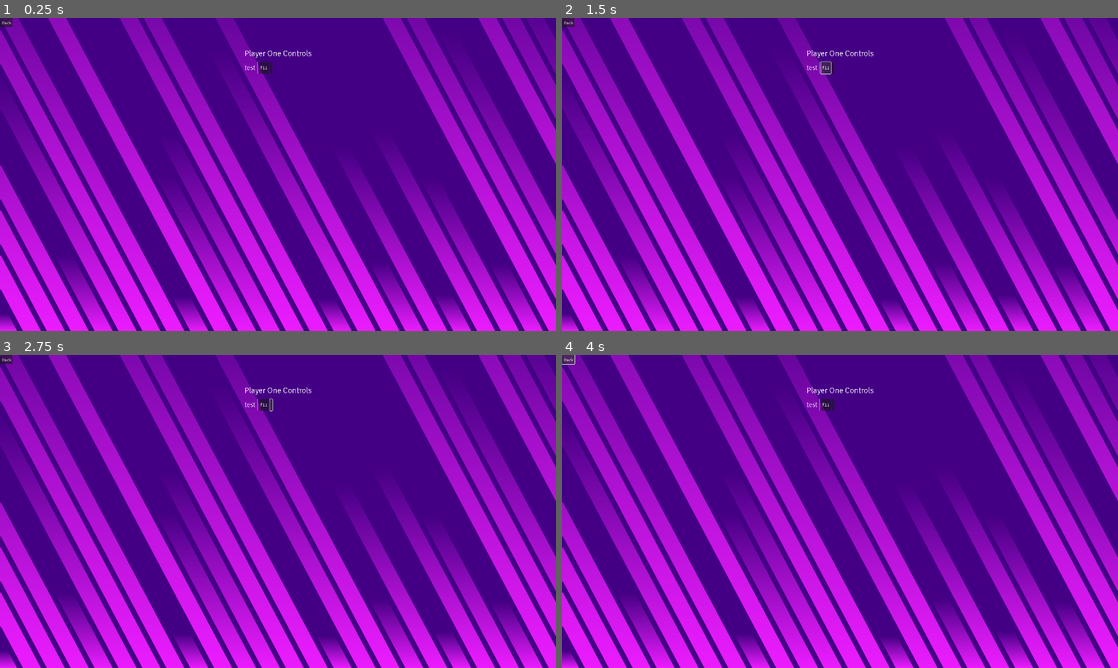
Above: before the commit, frames 1-4 (two rows, left to right).
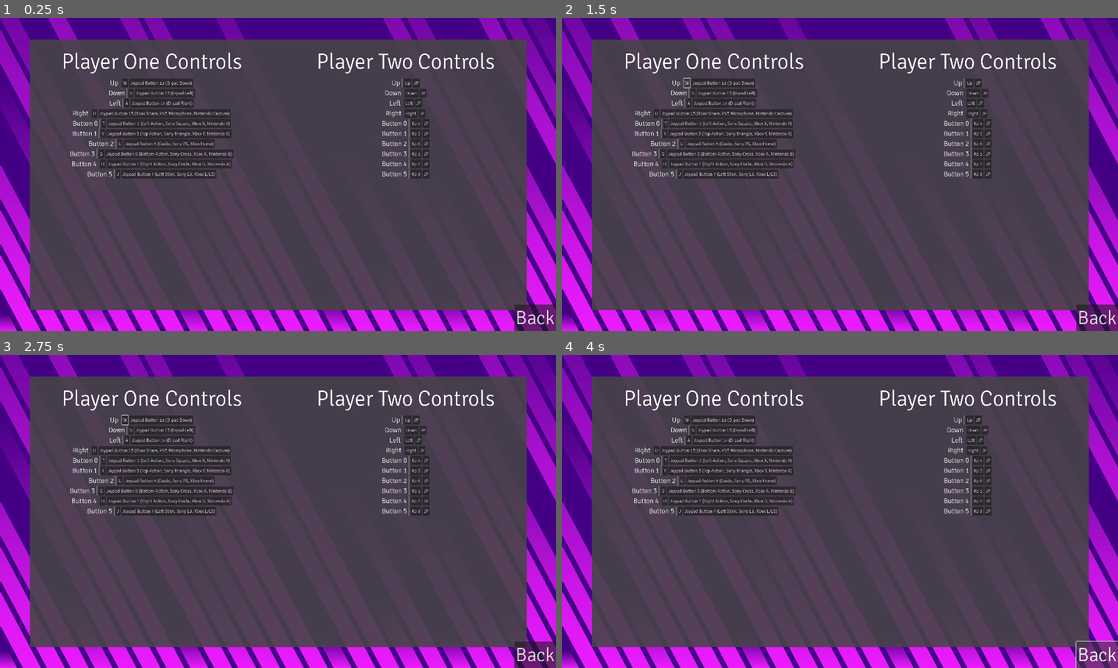
Above: after the commit, the same moments.

Repository: SHyguymoll/FightingGameEngine
Game: Godot game, scene res://scenes/Menu.tscn
The game is run twice, just before and just after one commit, with the same random seed, the same clock (stepped at 60 frames per second) and the same inputs.
Inputs (mouse positions are in pixels of both pictures, inside the frame that each line leads up to; where the layout moved, square brackets give the same spot in the first picture):
- Up to frame 1 (0.25 s): no input
- Up to frame 2 (1.5 s): click (823, 68) at 0.5 s, where only the run before the commit has a clickable "F11"; click "F11" (after the commit: "W") at 1.25 s
- Up to frame 3 (2.75 s): click (272, 405) at 2.02 s
- Up to frame 4 (4 s): click (723, 420) [834, 405] at 2.75 s; click "Back" at 3.5 s

The runs differ from the first frame. In frame 1, 78% of the frame differs, in the area x 0-100%, y 0-100%; in frame 2, 78%; in frame 3, 78%; in frame 4, 78%.
Error after the commit: Parse Error: Expected identifier after "." for attribute access. (res://scripts/menu.gd:356)

Commit message:
creating the input screen proper

Diff:
--- a/scenes/InputItem.tscn
+++ b/scenes/InputItem.tscn
@@ -3,31 +3,33 @@
 [ext_resource type="Script" path="res://scripts/input_item.gd" id="1_6k411"]
 [ext_resource type="Theme" uid="uid://bxve8gxn74gvo" path="res://menu_theme.tres" id="2_n7ltq"]
 
-[node name="InputItem" type="Panel"]
-anchors_preset = 15
+[node name="InputItem" type="HBoxContainer"]
+anchors_preset = 10
 anchor_right = 1.0
-anchor_bottom = 1.0
+offset_bottom = 31.0
 grow_horizontal = 2
-grow_vertical = 2
+alignment = 1
 script = ExtResource("1_6k411")
 
-[node name="HBox" type="HBoxContainer" parent="."]
-layout_mode = 0
-offset_right = 40.0
-offset_bottom = 40.0
-
-[node name="ButtonName" type="Label" parent="HBox"]
+[node name="ButtonName" type="Label" parent="."]
 layout_mode = 2
 theme = ExtResource("2_n7ltq")
 theme_type_variation = &"HeaderMedium"
+text = "Name"
 
-[node name="VSeparator" type="VSeparator" parent="HBox"]
-layout_mode = 2
-
-[node name="KeyboardInput" type="Button" parent="HBox"]
+[node name="VSeparator" type="VSeparator" parent="."]
 layout_mode = 2
 theme = ExtResource("2_n7ltq")
 
-[node name="JoypadInput" type="Button" parent="HBox"]
+[node name="KeyboardInput" type="Button" parent="."]
 layout_mode = 2
 theme = ExtResource("2_n7ltq")
+text = "KB"
+
+[node name="JoypadInput" type="Button" parent="."]
+layout_mode = 2
+theme = ExtResource("2_n7ltq")
+text = "JP"
+
+[connection signal="pressed" from="KeyboardInput" to="." method="_on_keyboard_input_pressed"]
+[connection signal="pressed" from="JoypadInput" to="." method="_on_joypad_input_pressed"]
--- a/scenes/Menu.tscn
+++ b/scenes/Menu.tscn
@@ -6,6 +6,7 @@
 [ext_resource type="PackedScene" uid="uid://dsbw58c55oan3" path="res://Content/Art/Menu/Logo/Logo.tscn" id="3_yapes"]
 [ext_resource type="Theme" uid="uid://bxve8gxn74gvo" path="res://menu_theme.tres" id="4_262sp"]
 [ext_resource type="PackedScene" uid="uid://c72slly80e3ji" path="res://scenes/InputItem.tscn" id="6_4c8tv"]
+[ext_resource type="Script" path="res://scripts/input_screen.gd" id="7_i4to5"]
 
 [sub_resource type="Environment" id="2"]
 background_mode = 3
@@ -81,9 +82,10 @@
 anchor_right = 1.0
 anchor_bottom = 0.5
 offset_top = -438.0
-offset_bottom = 328.0
+offset_bottom = 130.0
 grow_horizontal = 2
 grow_vertical = 2
+size_flags_horizontal = 3
 theme = ExtResource("4_262sp")
 alignment = 1
 
@@ -95,21 +97,163 @@
 layout_mode = 2
 theme = ExtResource("4_262sp")
 theme_type_variation = &"HeaderLarge"
+theme_override_font_sizes/font_size = 75
 text = "Player One Controls"
+horizontal_alignment = 1
 
 [node name="HSeparator" type="HSeparator" parent="ControlButtons/FullOuter/P1BoxOuter"]
 layout_mode = 2
 theme = ExtResource("4_262sp")
 
-[node name="InputItem" parent="ControlButtons/FullOuter/P1BoxOuter" instance=ExtResource("6_4c8tv")]
-layout_mode = 2
-input_to_update = &"sync_debug"
-visible_name = &"test"
-
-[node name="Button" type="Button" parent="ControlButtons"]
-offset_right = 8.0
-offset_bottom = 8.0
-theme = ExtResource("4_262sp")
+[node name="Up" parent="ControlButtons/FullOuter/P1BoxOuter" instance=ExtResource("6_4c8tv")]
+layout_mode = 2
+input_to_update = &"first_up"
+visible_name = &"Up"
+
+[node name="Down" parent="ControlButtons/FullOuter/P1BoxOuter" instance=ExtResource("6_4c8tv")]
+layout_mode = 2
+input_to_update = &"first_down"
+visible_name = &"Down"
+
+[node name="Left" parent="ControlButtons/FullOuter/P1BoxOuter" instance=ExtResource("6_4c8tv")]
+layout_mode = 2
+input_to_update = &"first_left"
+visible_name = &"Left"
+
+[node name="Right" parent="ControlButtons/FullOuter/P1BoxOuter" instance=ExtResource("6_4c8tv")]
+layout_mode = 2
+input_to_update = &"first_right"
+visible_name = &"Right"
+
+[node name="Button0" parent="ControlButtons/FullOuter/P1BoxOuter" instance=ExtResource("6_4c8tv")]
+layout_mode = 2
+input_to_update = &"first_button0"
+visible_name = &"Button 0"
+
+[node name="Button1" parent="ControlButtons/FullOuter/P1BoxOuter" instance=ExtResource("6_4c8tv")]
+layout_mode = 2
+input_to_update = &"first_button1"
+visible_name = &"Button 1"
+
+[node name="Button2" parent="ControlButtons/FullOuter/P1BoxOuter" instance=ExtResource("6_4c8tv")]
+layout_mode = 2
+input_to_update = &"first_button2"
+visible_name = &"Button 2"
+
+[node name="Button3" parent="ControlButtons/FullOuter/P1BoxOuter" instance=ExtResource("6_4c8tv")]
+layout_mode = 2
+input_to_update = &"first_button3"
+visible_name = &"Button 3"
+
+[node name="Button4" parent="ControlButtons/FullOuter/P1BoxOuter" instance=ExtResource("6_4c8tv")]
+layout_mode = 2
+input_to_update = &"first_button4"
+visible_name = &"Button 4"
+
+[node name="Button5" parent="ControlButtons/FullOuter/P1BoxOuter" instance=ExtResource("6_4c8tv")]
+layout_mode = 2
+input_to_update = &"first_button5"
+visible_name = &"Button 5"
+
+[node name="VSeparator" type="VSeparator" parent="ControlButtons/FullOuter"]
+layout_mode = 2
+theme_override_constants/separation = 250
+
+[node name="P1BoxOuter2" type="VBoxContainer" parent="ControlButtons/FullOuter"]
+layout_mode = 2
+theme = ExtResource("4_262sp")
+
+[node name="Label" type="Label" parent="ControlButtons/FullOuter/P1BoxOuter2"]
+layout_mode = 2
+theme = ExtResource("4_262sp")
+theme_type_variation = &"HeaderLarge"
+theme_override_font_sizes/font_size = 75
+text = "Player Two Controls"
+horizontal_alignment = 1
+
+[node name="HSeparator" type="HSeparator" parent="ControlButtons/FullOuter/P1BoxOuter2"]
+layout_mode = 2
+theme = ExtResource("4_262sp")
+
+[node name="Up" parent="ControlButtons/FullOuter/P1BoxOuter2" instance=ExtResource("6_4c8tv")]
+layout_mode = 2
+input_to_update = &"second_up"
+visible_name = &"Up"
+
+[node name="Down" parent="ControlButtons/FullOuter/P1BoxOuter2" instance=ExtResource("6_4c8tv")]
+layout_mode = 2
+input_to_update = &"second_down"
+visible_name = &"Down"
+
+[node name="Left" parent="ControlButtons/FullOuter/P1BoxOuter2" instance=ExtResource("6_4c8tv")]
+layout_mode = 2
+input_to_update = &"second_left"
+visible_name = &"Left"
+
+[node name="Right" parent="ControlButtons/FullOuter/P1BoxOuter2" instance=ExtResource("6_4c8tv")]
+layout_mode = 2
+input_to_update = &"second_right"
+visible_name = &"Right"
+
+[node name="Button0" parent="ControlButtons/FullOuter/P1BoxOuter2" instance=ExtResource("6_4c8tv")]
+layout_mode = 2
+input_to_update = &"second_button0"
+visible_name = &"Button 0"
+
+[node name="Button1" parent="ControlButtons/FullOuter/P1BoxOuter2" instance=ExtResource("6_4c8tv")]
+layout_mode = 2
+input_to_update = &"second_button1"
+visible_name = &"Button 1"
+
+[node name="Button2" parent="ControlButtons/FullOuter/P1BoxOuter2" instance=ExtResource("6_4c8tv")]
+layout_mode = 2
+input_to_update = &"second_button2"
+visible_name = &"Button 2"
+
+[node name="Button3" parent="ControlButtons/FullOuter/P1BoxOuter2" instance=ExtResource("6_4c8tv")]
+layout_mode = 2
+input_to_update = &"second_button3"
+visible_name = &"Button 3"
+
+[node name="Button4" parent="ControlButtons/FullOuter/P1BoxOuter2" instance=ExtResource("6_4c8tv")]
+layout_mode = 2
+input_to_update = &"second_button4"
+visible_name = &"Button 4"
+
+[node name="Button5" parent="ControlButtons/FullOuter/P1BoxOuter2" instance=ExtResource("6_4c8tv")]
+layout_mode = 2
+input_to_update = &"second_button5"
+visible_name = &"Button 5"
+
+[node name="Back" type="Button" parent="ControlButtons"]
+anchors_preset = 3
+anchor_left = 1.0
+anchor_top = 1.0
+anchor_right = 1.0
+anchor_bottom = 1.0
+offset_left = -41.0
+offset_top = -29.0
+grow_horizontal = 0
+grow_vertical = 0
+theme = ExtResource("4_262sp")
+theme_override_font_sizes/font_size = 66
 text = "Back"
 
+[node name="ControlPrompt" type="CanvasLayer" parent="."]
+
+[node name="NewControlOuter" type="ColorRect" parent="ControlPrompt"]
+anchors_preset = 15
+anchor_right = 1.0
+anchor_bottom = 1.0
+offset_left = 100.0
+offset_top = 71.0
+offset_right = -100.0
+offset_bottom = -71.0
+grow_horizontal = 2
+grow_vertical = 2
+color = Color(0.270588, 0.270588, 0.270588, 0.886275)
+script = ExtResource("7_i4to5")
+
 [connection signal="pressed" from="MenuButtons/PlayerVsPlayer" to="." method="_on_PlayerVsPlayer_pressed"]
+[connection signal="input_button_clicked" from="ControlButtons/FullOuter/P1BoxOuter/Up" to="." method="_on_input_button_clicked"]
+[connection signal="pressed" from="ControlButtons/Back" to="." method="_on_controls_back_pressed"]
--- a/scripts/Menu.gd
+++ b/scripts/Menu.gd
@@ -328,19 +328,12 @@
 
 func show_main_menu_screen():
 	$MenuButtons.show()
-	($LogoLayer/Logo as Node3D).show()
+	$LogoLayer.show()
 
 
 func hide_main_menu_screen():
 	$MenuButtons.hide()
-	($LogoLayer/Logo as Node3D).hide()
-
-func show_controls_screen():
-	$ControlButtons/FullOuter.show()
-
-
-func hide_controls_screen():
-	pass
+	$LogoLayer.hide()
 
 
 func _on_PlayerVsPlayer_pressed() -> void:
@@ -351,3 +344,13 @@
 	else:
 		failure_cleanup()
 		push_error(ReturnStates.keys()[try_load])
+
+
+func _on_controls_back_pressed() -> void:
+	$ControlButtons.hide()
+	show_main_menu_screen()
+
+
+func _on_input_button_clicked(input_item: Variant) -> void:
+	$ControlPrompt.show()
+	$ControlPrompt/NewControlOuter.
--- a/scripts/input_item.gd
+++ b/scripts/input_item.gd
@@ -1,4 +1,5 @@
-extends Panel
+extends HBoxContainer
+signal input_button_clicked(input_item)
 
 @export var input_to_update : StringName
 @export var visible_name : StringName
@@ -6,11 +7,19 @@
 var jp_assigned := false
 
 func _ready():
-	$HBox/ButtonName.text = visible_name
+	$ButtonName.text = visible_name
 	for event in InputMap.action_get_events(input_to_update):
 		if event is InputEventKey and not kb_assigned:
-			$HBox/KeyboardInput.text = event.as_text()
+			$KeyboardInput.text = event.as_text()
 			kb_assigned = true
 		if event is InputEventJoypadButton and not jp_assigned:
-			$HBox/JoypadInput.text = event.as_text()
+			$JoypadInput.text = event.as_text()
 			jp_assigned = true
+
+
+func _on_keyboard_input_pressed() -> void:
+	emit_signal("input_button_clicked", self)
+
+
+func _on_joypad_input_pressed() -> void:
+	emit_signal("input_button_clicked", self)
--- /dev/null
+++ b/scripts/input_screen.gd
@@ -0,0 +1,34 @@
+extends ColorRect
+signal input_updated
+signal update_cancelled
+
+var active := false
+var current_input : StringName
+var input_visual : StringName
+var is_kb : bool
+
+func _process(delta: float) -> void:
+	$Label.text = "Set new " + "keyboard" if is_kb else "pad" + \
+			" input for " + input_visual
+
+
+func event_is_valid(event: InputEvent) -> bool:
+	return event is InputEventKey or event is InputEventJoypadButton
+
+
+func _input(event: InputEvent) -> void:
+	if not active or not event_is_valid(event):
+		return
+	if event is InputEventKey:
+		if event.keycode == KEY_ESCAPE:
+			emit_signal("update_cancelled")
+			return
+		if not is_kb:
+			return
+	# wrong type
+	if event is InputEventJoypadButton:
+		if event.button_index == JOY_BUTTON_START:
+			emit_signal("update_cancelled")
+			return
+		if is_kb:
+			return
Not shown: 1 places in scenes/Menu.tscn that only renumber resources
